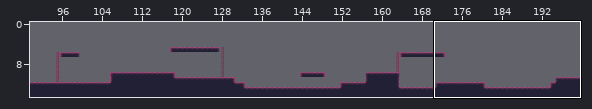
Two states of a Tiled map (JSON), assets/levels/level2.tmj. Above, an overview of the earlier version with the close-up marked.
Close-up. Before:
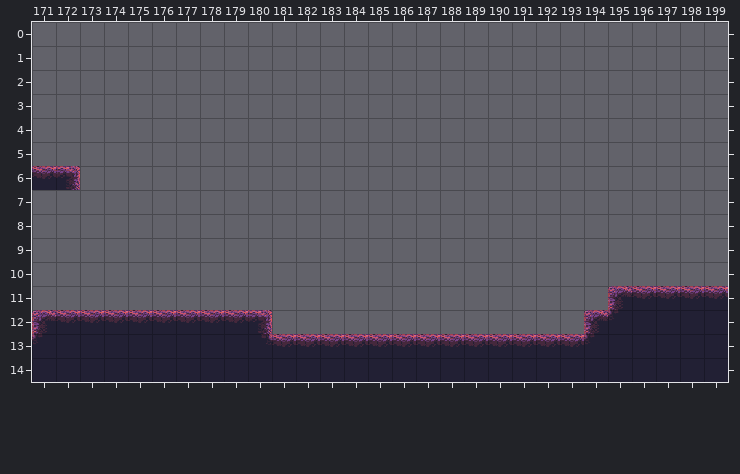
Cells are 32x32 px. Shown: x 171..199, y 0..14. The commit also changed other parts of the map, which this record leaves out.
Now the later version:
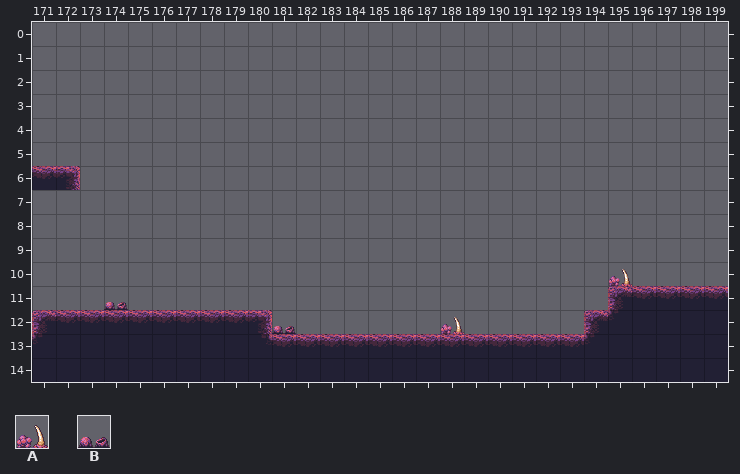
Key: from "Fleshbound_Fangs_and_Pustules": A 0, B 1.
_ is an empty cell.
Tiles of an added or newly shown layer are drawn over the layers below it.
Difference:
Changed rows in their new state; . is an unchanged cell.
Layer "decor" (added):
first column x 174:
10 .....................A
11 B.....................
12 .......B......A.......
Boxes around the changes in both close-ups, in picture pixels (x1, y1, x2, y2):
added: (609, 269, 632, 286)
added: (104, 302, 128, 310)
added: (272, 326, 296, 334)
added: (441, 317, 464, 334)
